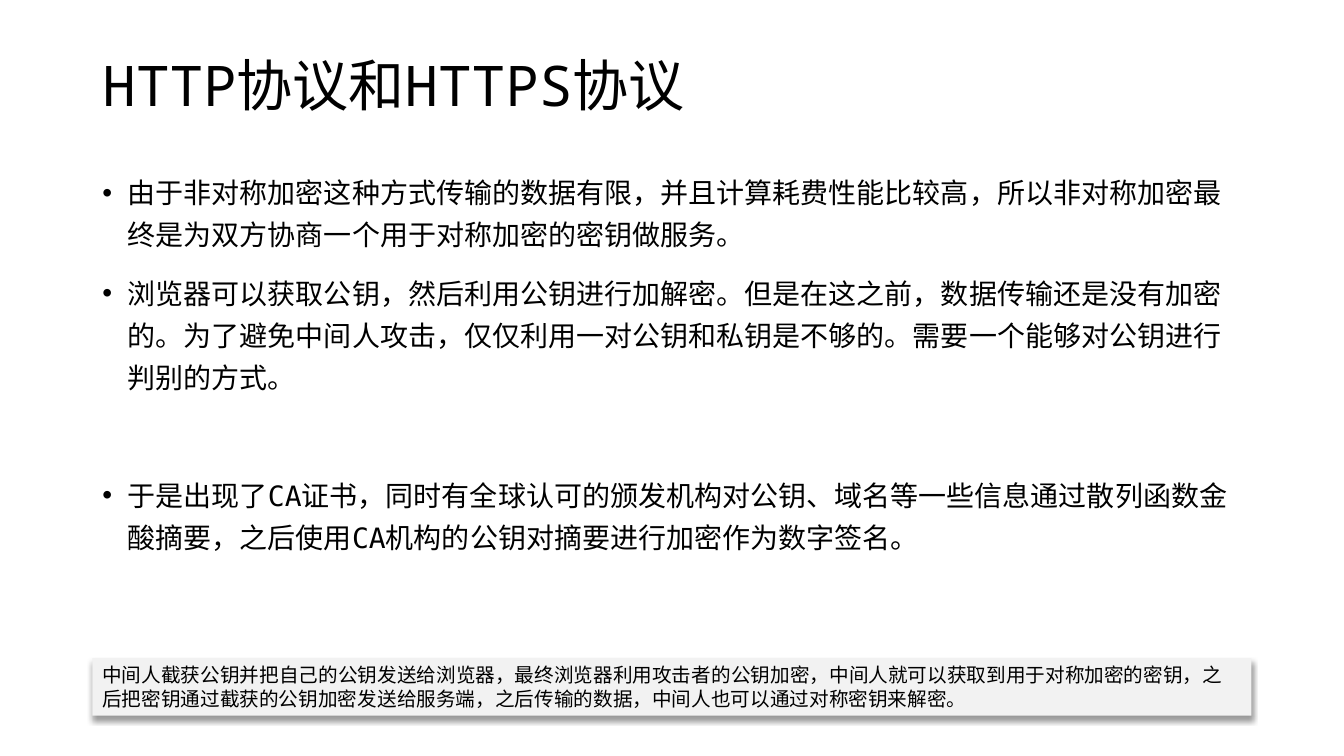
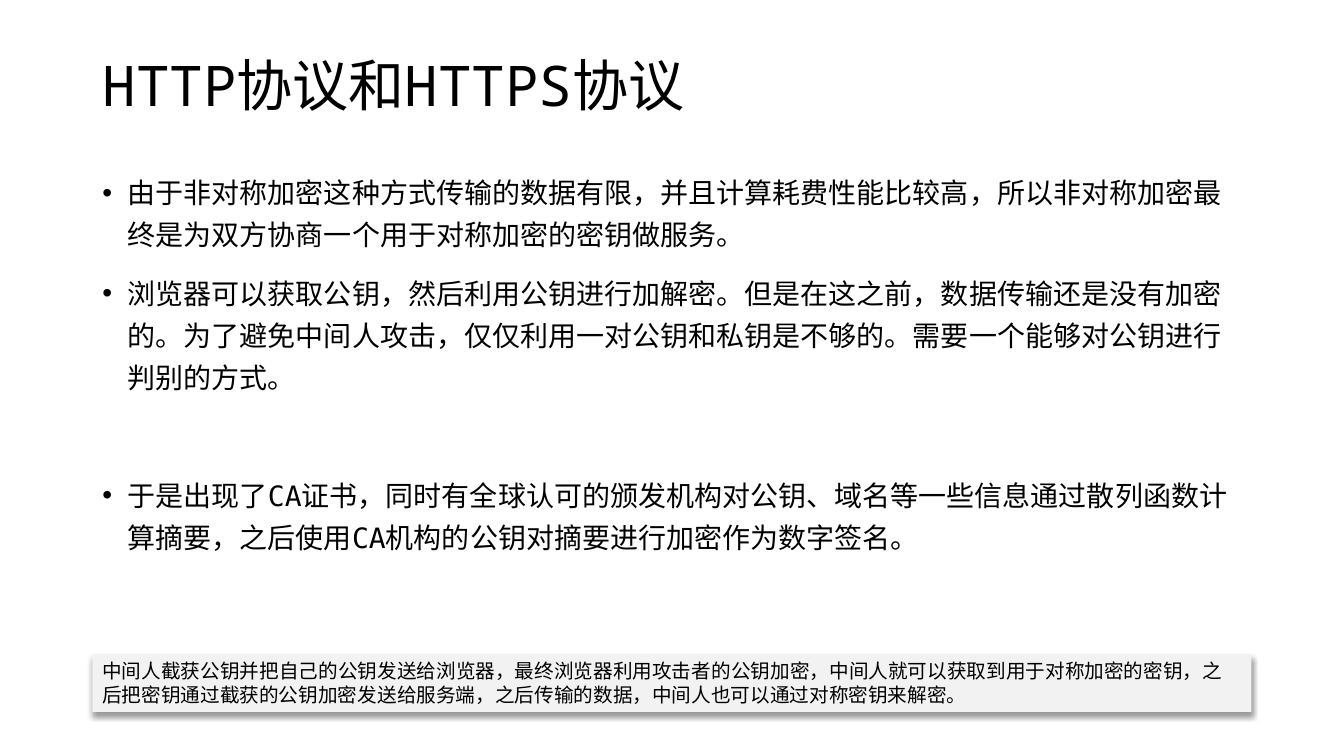
Before and after one commit to edu2act/course-wechat-and-miniprogram, a slide deck: slide 7 of materials/ch06/ch06-服务端和远程请求.pptx. Drawn at 1344x756 pixels with LibreOffice and Linux fonts; fonts in the diff are those of the drawing. Boxes give left, top, right and bottom in pixels: in the first picture for what was removed or moved away, otherwise in the second. Text is boxed around its words. In the diff, an @@ line names an element or a change of style, - is before the commit and + after.

```diff
--- a/materials/ch06/ch06-服务端和远程请求.pptx
+++ b/materials/ch06/ch06-服务端和远程请求.pptx
@@ text at box(128, 482, 1227, 551): text changed @@
-• 于是出现了CA证书，同时有全球认可的颁发机构对公钥、域名等一些信息通过散列函数金酸摘要，之后使用CA机构的公钥对摘要进行加密作为数字签名。
+• 于是出现了CA证书，同时有全球认可的颁发机构对公钥、域名等一些信息通过散列函数计算摘要，之后使用CA机构的公钥对摘要进行加密作为数字签名。
@@ rectangle "中间人截获公钥并把自己的公钥发送给浏览器，最终浏览器利用攻击者的公钥加密，中间人就可以获取到用于对称加密的密钥，之后把密 ...": place and size @@
-rectangle "中间人截获公钥并把自己的公钥发送给浏览器，最终浏览器利用攻击者的公钥加密，中间人就可以获取到用于对称加密的密钥，之后把密 ..." at box(93, 658, 1252, 716)
+rectangle "中间人截获公钥并把自己的公钥发送给浏览器，最终浏览器利用攻击者的公钥加密，中间人就可以获取到用于对称加密的密钥，之后把密 ..." at box(93, 654, 1252, 712)
```
Also in this commit, not shown: 8 other slides changed, 1 slide added, 1 slide removed, 17 other files.
